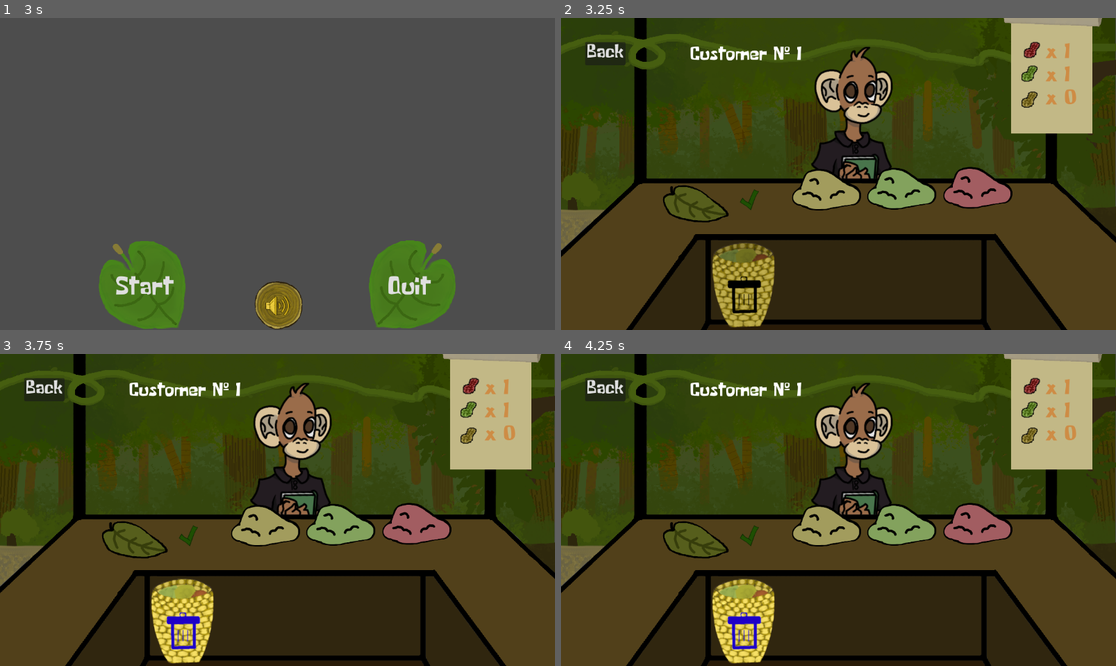
Above: before the commit, frames 1-4 (two rows, left to right).
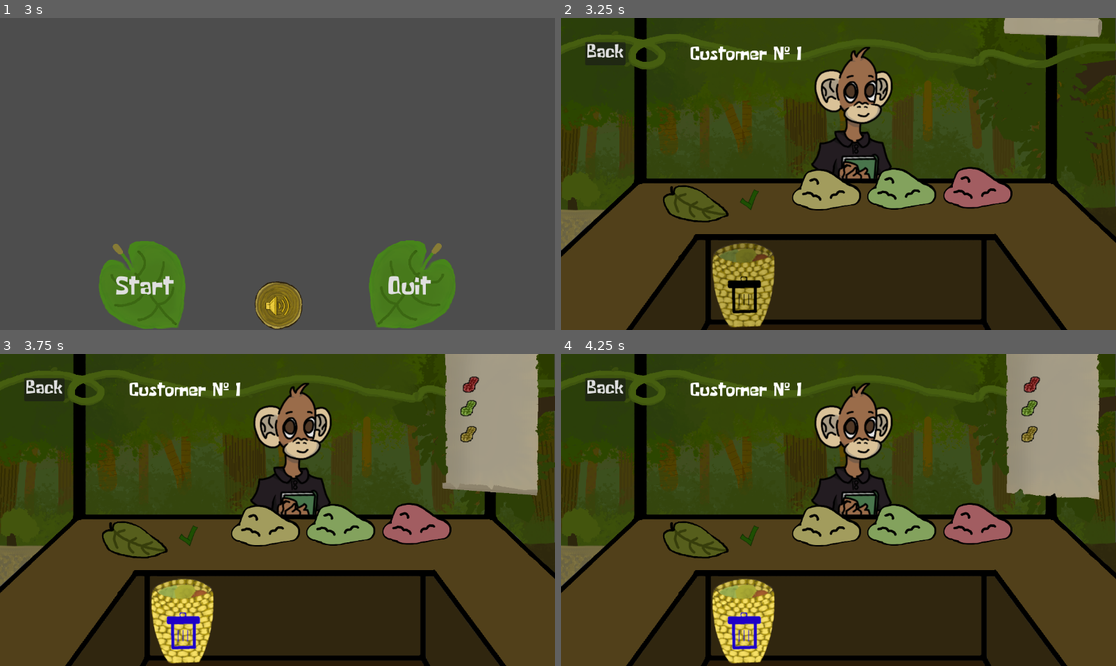
Above: after the commit, the same moments.

Repository: christianklehm/monkey-game
Game: Godot game, scene res://scenes/menu_scene.tscn
Same seed, same stepped clock (60 frames per second), same inputs: the game is played once before the commit and once after it. Sound files missing from this copy of the repository are replaced by a short silence.
Inputs (mouse positions are in pixels of both pictures, inside the frame that each line leads up to):
- Up to frame 1 (3 s): click "Start" at 0.5 s; click "Start" at 1.25 s; click "Start" at 2 s; click (277, 305) at 2.75 s
- Up to frame 2 (3.25 s): no input
- Up to frame 3 (3.75 s): click (183, 622) at 3.5 s
- Up to frame 4 (4.25 s): no input

Frame 1 is identical in both runs. In frame 2, 5.2% of the frame differs, in the area x 79-98%, y 0-38%; in frame 3, 6.9%; in frame 4, 7.1%, in the area x 79-98%, y 0-47%.

Commit message:
Dropdown animation integrated. Order text display now bugged.

Diff:
--- a/scenes/order.tscn
+++ b/scenes/order.tscn
@@ -6,23 +6,6 @@
 [ext_resource type="Texture2D" uid="uid://cur5qg1vk7gde" path="res://assets/sprites/Temp_TinyPinkPeanut.png" id="3_wsyb0"]
 [ext_resource type="Texture2D" uid="uid://blc2q0u133atl" path="res://assets/sprites/Temp_TinyGreenPeanut.png" id="4_wy35d"]
 [ext_resource type="Texture2D" uid="uid://e23mw2b5j1vo" path="res://assets/sprites/Temp_TinyYellowPeanut.png" id="5_82rgs"]
-
-[sub_resource type="Animation" id="Animation_82rgs"]
-resource_name = "order_paper_drop"
-length = 0.65
-loop_mode = 2
-tracks/0/type = "value"
-tracks/0/imported = false
-tracks/0/enabled = true
-tracks/0/path = NodePath("order_paper_sprite:frame")
-tracks/0/interp = 1
-tracks/0/loop_wrap = true
-tracks/0/keys = {
-"times": PackedFloat32Array(0, 0.04, 0.08, 0.12, 0.16, 0.2, 0.24, 0.28, 0.32, 0.36, 0.4, 0.44, 0.48, 0.52, 0.56, 0.6),
-"transitions": PackedFloat32Array(1, 1, 1, 1, 1, 1, 1, 1, 1, 1, 1, 1, 1, 1, 1, 1),
-"update": 1,
-"values": [0, 1, 2, 3, 4, 5, 6, 7, 8, 9, 10, 11, 12, 13, 14, 15]
-}
 
 [sub_resource type="Animation" id="Animation_tddik"]
 length = 0.001
@@ -38,6 +21,58 @@
 "update": 1,
 "values": [0]
 }
+tracks/1/type = "value"
+tracks/1/imported = false
+tracks/1/enabled = true
+tracks/1/path = NodePath("RevealPanel:position:y")
+tracks/1/interp = 1
+tracks/1/loop_wrap = true
+tracks/1/keys = {
+"times": PackedFloat32Array(0),
+"transitions": PackedFloat32Array(1),
+"update": 1,
+"values": [12.0]
+}
+tracks/2/type = "value"
+tracks/2/imported = false
+tracks/2/enabled = true
+tracks/2/path = NodePath("RevealPanel:size:y")
+tracks/2/interp = 1
+tracks/2/loop_wrap = true
+tracks/2/keys = {
+"times": PackedFloat32Array(0),
+"transitions": PackedFloat32Array(1),
+"update": 1,
+"values": [230.0]
+}
+
+[sub_resource type="Animation" id="Animation_82rgs"]
+resource_name = "order_paper_drop"
+length = 0.65
+tracks/0/type = "value"
+tracks/0/imported = false
+tracks/0/enabled = true
+tracks/0/path = NodePath("order_paper_sprite:frame")
+tracks/0/interp = 1
+tracks/0/loop_wrap = true
+tracks/0/keys = {
+"times": PackedFloat32Array(0, 0.04, 0.08, 0.12, 0.16, 0.2, 0.24, 0.28, 0.32, 0.36, 0.4, 0.44, 0.48, 0.52, 0.56, 0.6),
+"transitions": PackedFloat32Array(1, 1, 1, 1, 1, 1, 1, 1, 1, 1, 1, 1, 1, 1, 1, 1),
+"update": 1,
+"values": [0, 1, 2, 3, 4, 5, 6, 7, 8, 9, 10, 11, 12, 13, 14, 15]
+}
+tracks/1/type = "value"
+tracks/1/imported = false
+tracks/1/enabled = true
+tracks/1/path = NodePath("RevealPanel:size:y")
+tracks/1/interp = 1
+tracks/1/loop_wrap = true
+tracks/1/keys = {
+"times": PackedFloat32Array(0, 0.04, 0.08, 0.12, 0.16, 0.2, 0.24, 0.28, 0.32, 0.36, 0.4, 0.44, 0.48, 0.52, 0.56, 0.6),
+"transitions": PackedFloat32Array(1, 1, 1, 1, 1, 1, 1, 1, 1, 1, 1, 1, 1, 1, 1, 1),
+"update": 1,
+"values": [1.0, 1.0, 18.0, 42.0, 65.0, 88.0, 109.0, 128.0, 155.0, 174.0, 198.0, 198.0, 198.0, 198.0, 198.0, 198.0]
+}
 
 [sub_resource type="AnimationLibrary" id="AnimationLibrary_b6oul"]
 _data = {
@@ -45,15 +80,11 @@
 &"order_paper_drop": SubResource("Animation_82rgs")
 }
 
-[node name="Order" type="Node2D"]
+[node name="Order" type="Control"]
 z_index = 3
+layout_mode = 3
+anchors_preset = 0
 script = ExtResource("1_1jo6x")
-
-[node name="ColorRect" type="ColorRect" parent="."]
-offset_left = 934.0
-offset_right = 1103.0
-offset_bottom = 240.0
-color = Color(0.7607843, 0.72156864, 0.5254902, 1)
 
 [node name="order_paper_sprite" type="Sprite2D" parent="."]
 position = Vector2(1022, 136)
@@ -63,28 +94,41 @@
 vframes = 4
 metadata/_edit_lock_ = true
 
-[node name="text_display" type="Label" parent="."]
+[node name="RevealPanel" type="Control" parent="."]
+clip_children = 1
+z_index = 1
+clip_contents = true
+anchors_preset = 0
+offset_left = 924.0
+offset_top = 12.0
+offset_right = 1112.0
+offset_bottom = 242.0
+
+[node name="text_display" type="Label" parent="RevealPanel"]
 visible = false
-offset_right = 40.0
-offset_bottom = 23.0
+layout_mode = 0
+offset_left = -924.0
+offset_top = -15.0
+offset_right = -884.0
+offset_bottom = 30.0
 theme = ExtResource("2_nramy")
 theme_override_colors/font_color = Color(0.8090343, 0.55057555, 0.27189577, 1)
 theme_override_font_sizes/font_size = 44
 
-[node name="red_peanut" type="Sprite2D" parent="."]
-position = Vector2(979, 68)
+[node name="red_peanut" type="Sprite2D" parent="RevealPanel"]
+position = Vector2(55, 53)
 scale = Vector2(1.5, 1.5)
 texture = ExtResource("3_wsyb0")
 metadata/_edit_lock_ = true
 
-[node name="green_peanut" type="Sprite2D" parent="."]
-position = Vector2(974, 117)
+[node name="green_peanut" type="Sprite2D" parent="RevealPanel"]
+position = Vector2(50, 102)
 scale = Vector2(1.5, 1.5)
 texture = ExtResource("4_wy35d")
 metadata/_edit_lock_ = true
 
-[node name="yellow_peanut" type="Sprite2D" parent="."]
-position = Vector2(974, 171)
+[node name="yellow_peanut" type="Sprite2D" parent="RevealPanel"]
+position = Vector2(50, 156)
 scale = Vector2(1.5, 1.5)
 texture = ExtResource("5_82rgs")
 metadata/_edit_lock_ = true
--- a/scripts/nd_monkey.gd
+++ b/scripts/nd_monkey.gd
@@ -3,6 +3,7 @@
 var order
 var monkey_type: String
 var monkey_texture: Texture2D
+
 
 @export var texture_student: Texture2D
 @export var texture_mom: Texture2D
@@ -12,6 +13,7 @@
 	var new_order = preload("res://scenes/order.tscn").instantiate()
 	add_child(new_order)
 	order = new_order
+	order.anim_player.play("order_paper_drop")
 
 func display_monkey() -> void:
 	$ps_monkey_image.position = Vector2(586, 300)
--- a/scripts/nd_order.gd
+++ b/scripts/nd_order.gd
@@ -1,7 +1,8 @@
-extends Node2D
+extends Control
 
 var line_items: Dictionary
-@onready var display = $text_display
+@onready var display = $RevealPanel/text_display
+@onready var anim_player = $AnimationPlayer
 
 func _ready() -> void:
 	name = "Active Order"
@@ -17,6 +18,7 @@
 	display.text = get_text()
 	display.position = Vector2(1005, 52)
 	display.show()
+	print(display.text)
 
 func get_text() -> String:
 	var order_text = ""
